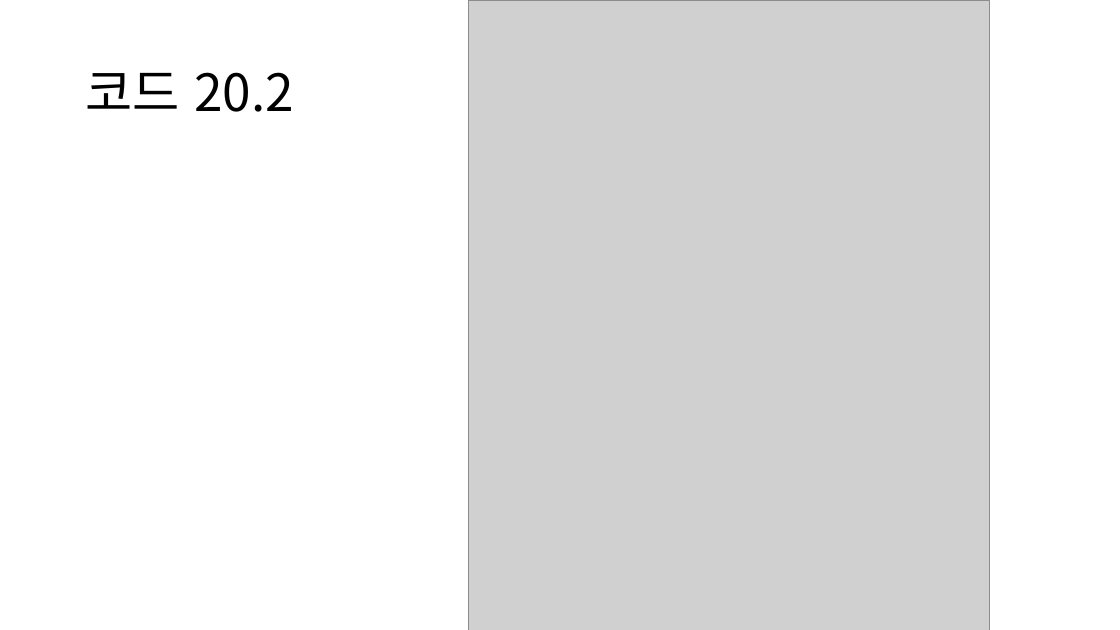
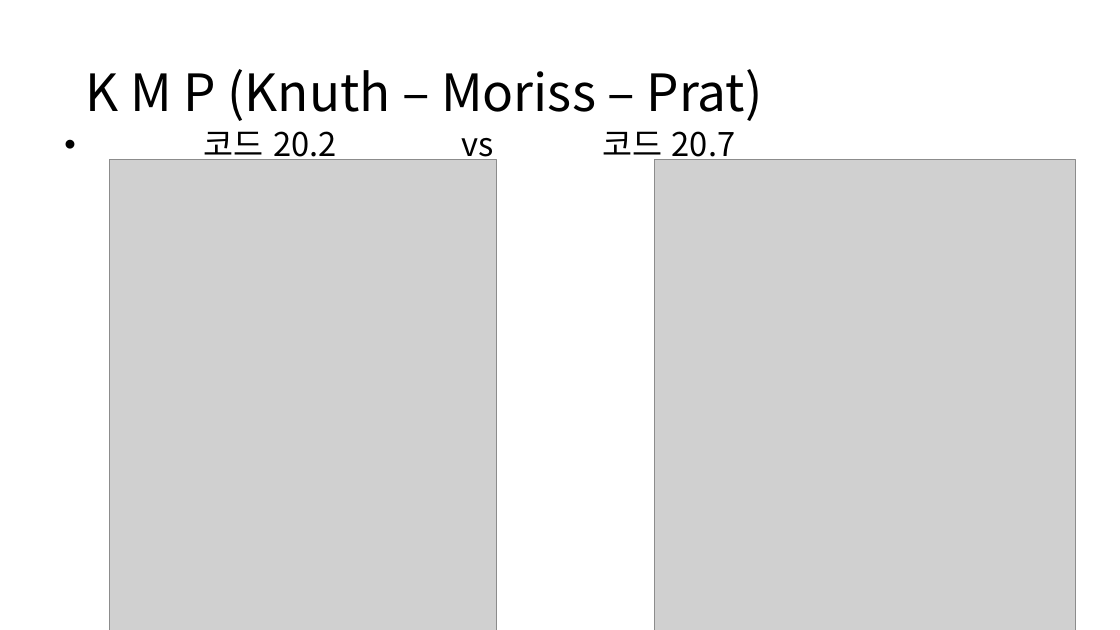
Before and after one commit to ALGOSOPT/algosopt, a slide deck: slide 10 of Chapter20/chapter20.pptx (slide 3 before the commit). Drawn at 1120x630 pixels with LibreOffice and Linux fonts; fonts in the diff are those of the drawing; grey boxes stand for pictures. Boxes give left, top, right and bottom in pixels: in the first picture for what was removed or moved away, otherwise in the second. Text is boxed around its words. In the diff, an @@ line names an element or a change of style, - is before the commit and + after.

Commit message:
add pptx

```diff
--- a/Chapter20/chapter20.pptx
+++ b/Chapter20/chapter20.pptx
@@ picture removed at (469,0,990,630) @@
@@ title at (85,69,763,121): text changed @@
-코드 20.2
+K M P (Knuth – Moriss – Prat)
@@ text added at (204,131,735,165), 28 pt, text #000000 @@
+• 코드 20.2 vs 코드 20.7
@@ picture added at (109,160,496,630) @@
@@ picture added at (655,160,1075,630) @@
```
Also in this commit, not shown: 2 other slides changed, 13 slides added.
